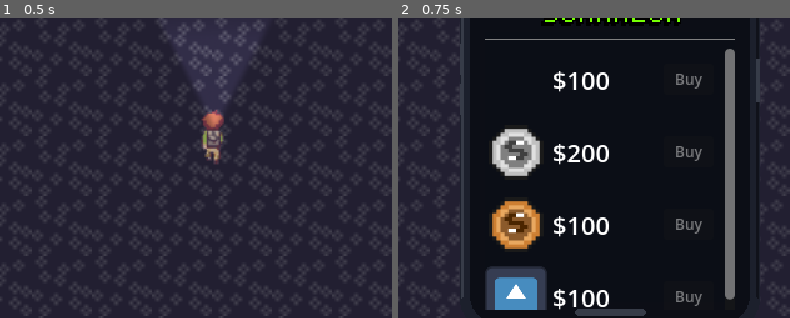
Above: before the commit, frames 1-2 (left to right).
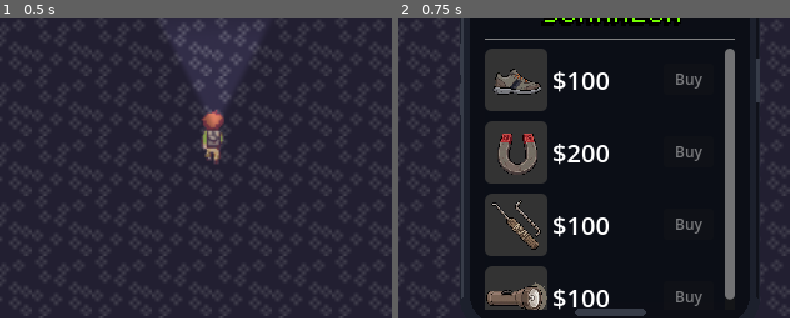
Above: after the commit, the same moments.

Repository: Justin-Hulme/GMTK_2026
Game: Godot game, scene res://Coin/coin_copper.tscn
Two runs of this game, one before a commit and one after it. Both use one fixed random seed, a clock stepped at 60 frames per second and the inputs below. The engine's default icon, where the game draws it, is replaced by a stand-in: a white triangle on a blue panel in a dark square.
Inputs (mouse positions are % of the whole screen's width and height, from its top left):
- Up to frame 1 (0.5 s): no input
- Up to frame 2 (0.75 s): tap Enter at 0.5 s; drag from (94, 91) to (49, 50) at 0.52 s
The pictures show only the part of the screen within x 22-72%, y 30-80%; the shares and areas given below are measured in that part.

Frame 1 is identical in both runs. In frame 2, 11% of the frame differs, in the area x 22-39%, y 10-98%.

Commit message:
got all the upgrades working

Diff:
--- a/Player/HUD/phone_screen.tscn
+++ b/Player/HUD/phone_screen.tscn
@@ -4,84 +4,99 @@
 [ext_resource type="Script" uid="uid://boc18gsmp0t1k" path="res://Player/HUD/phone_screen.gd" id="2_script"]
 [ext_resource type="PackedScene" uid="uid://b2s7qnkclpbcq" path="res://Player/HUD/upgrade.tscn" id="3_elce8"]
 [ext_resource type="Script" uid="uid://dc78ii1vthtuh" path="res://Upgrades/upgrade_resource.gd" id="4_8f8it"]
-[ext_resource type="Texture2D" uid="uid://c8r48t042apti" path="res://Assets/Money/Coin_silver.png" id="5_238ts"]
-[ext_resource type="Texture2D" path="res://Assets/max_icon.png" id="6_5l76c"]
-[ext_resource type="Texture2D" uid="uid://bng5ybr0gvvex" path="res://Assets/Money/Debt_HUD.png" id="6_8g1fl"]
-[ext_resource type="Texture2D" uid="uid://bbb0nr87co55e" path="res://Assets/Money/Coin_copper.png" id="6_bi2uf"]
-[ext_resource type="Texture2D" uid="uid://dj4y3ml56dkkb" path="res://icon.svg" id="9_8g1fl"]
+[ext_resource type="Texture2D" uid="uid://bafivmcmqopb8" path="res://Assets/pics_new/shoe1.png" id="5_8g1fl"]
+[ext_resource type="Texture2D" uid="uid://cu80ni10bjiv6" path="res://Assets/pics_new/shoe2.png" id="6_5l76c"]
+[ext_resource type="Texture2D" uid="uid://c6r20poaievsl" path="res://Assets/pics_new/shoe3.png" id="7_ni25h"]
+[ext_resource type="Texture2D" uid="uid://wktnipr7pfs4" path="res://Assets/pics_new/magnet1.png" id="8_bkldo"]
+[ext_resource type="Texture2D" uid="uid://dvxd7223ruwpg" path="res://Assets/pics_new/magnet2.png" id="9_mig7p"]
+[ext_resource type="Texture2D" uid="uid://dvchtju1a30v2" path="res://Assets/pics_new/magnet3.png" id="10_1em16"]
+[ext_resource type="Texture2D" uid="uid://dvt0yx4d0pvpf" path="res://Assets/pics_new/lockpicks1.png" id="11_h8gpm"]
+[ext_resource type="Texture2D" uid="uid://cqpym8oxlqiwj" path="res://Assets/pics_new/lockpicks2.png" id="12_kwpfq"]
+[ext_resource type="Texture2D" uid="uid://d3mwp56evl20f" path="res://Assets/pics_new/lockpicks3.png" id="13_yjrl1"]
+[ext_resource type="Texture2D" uid="uid://qjg8lxerpjya" path="res://Assets/pics_new/flashlight1.png" id="14_2md36"]
+[ext_resource type="Texture2D" uid="uid://bttob3jmqi0ll" path="res://Assets/pics_new/flashlight2.png" id="15_cq1mm"]
+[ext_resource type="Texture2D" uid="uid://cy68in1o42k23" path="res://Assets/pics_new/flashlight3.png" id="16_73hkv"]
 
 [sub_resource type="Resource" id="Resource_55dnm"]
 script = ExtResource("4_8f8it")
+icon = ExtResource("5_8g1fl")
 price = 100
 name = "Shoes1"
 metadata/_custom_type_script = "uid://dc78ii1vthtuh"
 
 [sub_resource type="Resource" id="Resource_cwdgf"]
 script = ExtResource("4_8f8it")
-icon = ExtResource("6_8g1fl")
+icon = ExtResource("6_5l76c")
 price = 200
 name = "Shoes2"
 metadata/_custom_type_script = "uid://dc78ii1vthtuh"
 
 [sub_resource type="Resource" id="Resource_p20uq"]
 script = ExtResource("4_8f8it")
+icon = ExtResource("7_ni25h")
 price = 300
 name = "Shoes3"
 metadata/_custom_type_script = "uid://dc78ii1vthtuh"
 
 [sub_resource type="Resource" id="Resource_ni25h"]
 script = ExtResource("4_8f8it")
-icon = ExtResource("5_238ts")
+icon = ExtResource("8_bkldo")
 price = 200
 name = "Magnet1"
 metadata/_custom_type_script = "uid://dc78ii1vthtuh"
 
 [sub_resource type="Resource" id="Resource_1n4a3"]
 script = ExtResource("4_8f8it")
+icon = ExtResource("9_mig7p")
 price = 200
 name = "Magnet2"
 metadata/_custom_type_script = "uid://dc78ii1vthtuh"
 
 [sub_resource type="Resource" id="Resource_5ob37"]
 script = ExtResource("4_8f8it")
+icon = ExtResource("10_1em16")
 price = 300
 name = "Magnet3"
 metadata/_custom_type_script = "uid://dc78ii1vthtuh"
 
 [sub_resource type="Resource" id="Resource_5l76c"]
 script = ExtResource("4_8f8it")
-icon = ExtResource("6_bi2uf")
+icon = ExtResource("11_h8gpm")
 price = 100
 name = "Lockpick1"
 metadata/_custom_type_script = "uid://dc78ii1vthtuh"
 
 [sub_resource type="Resource" id="Resource_ywcve"]
 script = ExtResource("4_8f8it")
+icon = ExtResource("12_kwpfq")
 price = 200
 name = "Lockpick2"
 metadata/_custom_type_script = "uid://dc78ii1vthtuh"
 
 [sub_resource type="Resource" id="Resource_qmvhb"]
 script = ExtResource("4_8f8it")
+icon = ExtResource("13_yjrl1")
 price = 300
 name = "Lockpick3"
 metadata/_custom_type_script = "uid://dc78ii1vthtuh"
 
 [sub_resource type="Resource" id="Resource_j0omt"]
 script = ExtResource("4_8f8it")
-icon = ExtResource("9_8g1fl")
+icon = ExtResource("14_2md36")
 price = 100
 name = "Flashlight1"
 metadata/_custom_type_script = "uid://dc78ii1vthtuh"
 
 [sub_resource type="Resource" id="Resource_0o43b"]
 script = ExtResource("4_8f8it")
+icon = ExtResource("15_cq1mm")
 price = 200
 name = "Flashlight2"
 metadata/_custom_type_script = "uid://dc78ii1vthtuh"
 
 [sub_resource type="Resource" id="Resource_1fds4"]
 script = ExtResource("4_8f8it")
+icon = ExtResource("16_73hkv")
 price = 300
 name = "Flashlight3"
 metadata/_custom_type_script = "uid://dc78ii1vthtuh"
--- a/Player/HUD/upgrade.gd
+++ b/Player/HUD/upgrade.gd
@@ -7,7 +7,7 @@
 
 @onready var player = find_parent("Player")
 
-@onready var icon_rect: TextureRect = $Icon
+@onready var icon_rect: TextureRect = $IconControl/Icon
 @onready var label: Label = $Label
 @onready var button: Button = $Button
 
--- a/Player/HUD/upgrade.tscn
+++ b/Player/HUD/upgrade.tscn
@@ -1,9 +1,15 @@
 [gd_scene format=3 uid="uid://b2s7qnkclpbcq"]
 
 [ext_resource type="Script" uid="uid://vo1lro3o0aot" path="res://Player/HUD/upgrade.gd" id="1_cwdgf"]
-[ext_resource type="Texture2D" path="res://Assets/max_icon.png" id="1_jdxk5"]
 [ext_resource type="Texture2D" uid="uid://b04lcvm58kkas" path="res://Assets/max_icon.png" id="2_55dnm"]
 [ext_resource type="Theme" uid="uid://bledfm0mcnnu4" path="res://Assets/main_theme.tres" id="2_cwdgf"]
+
+[sub_resource type="StyleBoxFlat" id="StyleBoxFlat_e76su"]
+bg_color = Color(0.20152655, 0.20152661, 0.20152646, 1)
+corner_radius_top_left = 6
+corner_radius_top_right = 5
+corner_radius_bottom_right = 5
+corner_radius_bottom_left = 5
 
 [sub_resource type="StyleBoxFlat" id="StyleBoxFlat_button"]
 content_margin_left = 8.0
@@ -25,10 +31,22 @@
 script = ExtResource("1_cwdgf")
 max_icon = ExtResource("2_55dnm")
 
-[node name="Icon" type="TextureRect" parent="." unique_id=268508840]
+[node name="IconControl" type="Control" parent="." unique_id=1062128207]
 custom_minimum_size = Vector2(50, 50)
 layout_mode = 2
-texture = ExtResource("1_jdxk5")
+
+[node name="Panel" type="Panel" parent="IconControl" unique_id=1913100237]
+layout_mode = 0
+offset_right = 50.0
+offset_bottom = 50.0
+theme_override_styles/panel = SubResource("StyleBoxFlat_e76su")
+
+[node name="Icon" type="TextureRect" parent="IconControl" unique_id=268508840]
+custom_minimum_size = Vector2(50, 50)
+layout_mode = 0
+offset_right = 50.0
+offset_bottom = 50.0
+texture = ExtResource("2_55dnm")
 expand_mode = 2
 
 [node name="Label" type="Label" parent="." unique_id=2033726719]
Binary file changed: Assets/max_icon.png
Binary file added: Assets/pics_new/flashlight1.png
Binary file added: Assets/pics_new/flashlight2.png
Binary file added: Assets/pics_new/flashlight3.png
Binary file added: Assets/pics_new/lockpicks1.png
Binary file added: Assets/pics_new/lockpicks2.png
Binary file added: Assets/pics_new/lockpicks3.png
Binary file added: Assets/pics_new/magnet1.png
Binary file added: Assets/pics_new/magnet2.png
Binary file added: Assets/pics_new/magnet3.png
Binary file added: Assets/pics_new/shoe1.png
Binary file added: Assets/pics_new/shoe2.png
(and 2 more such lines)
